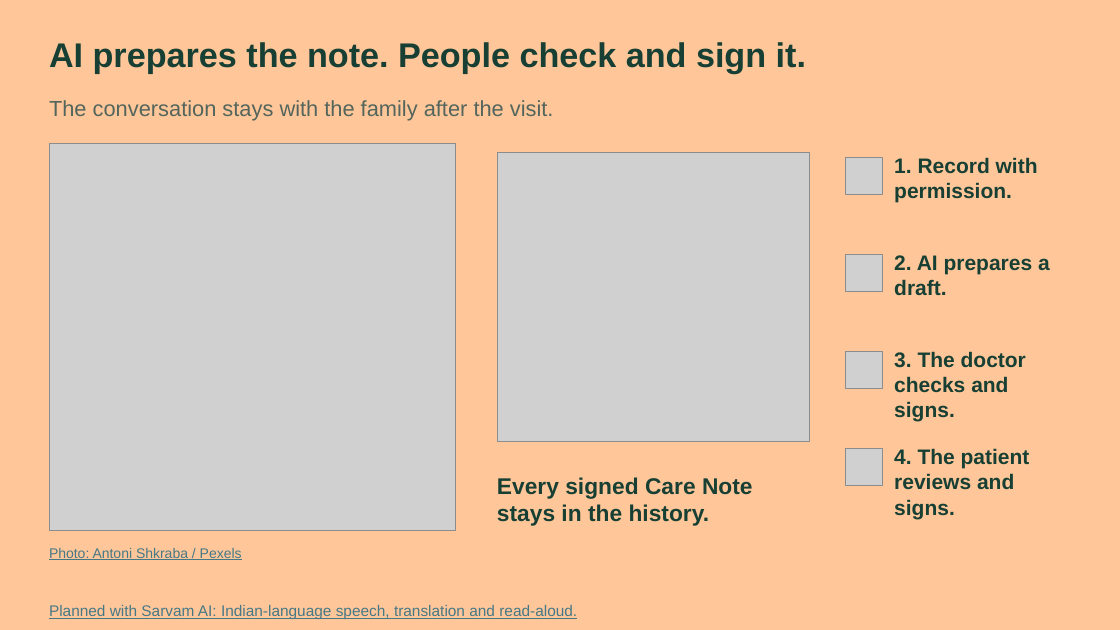
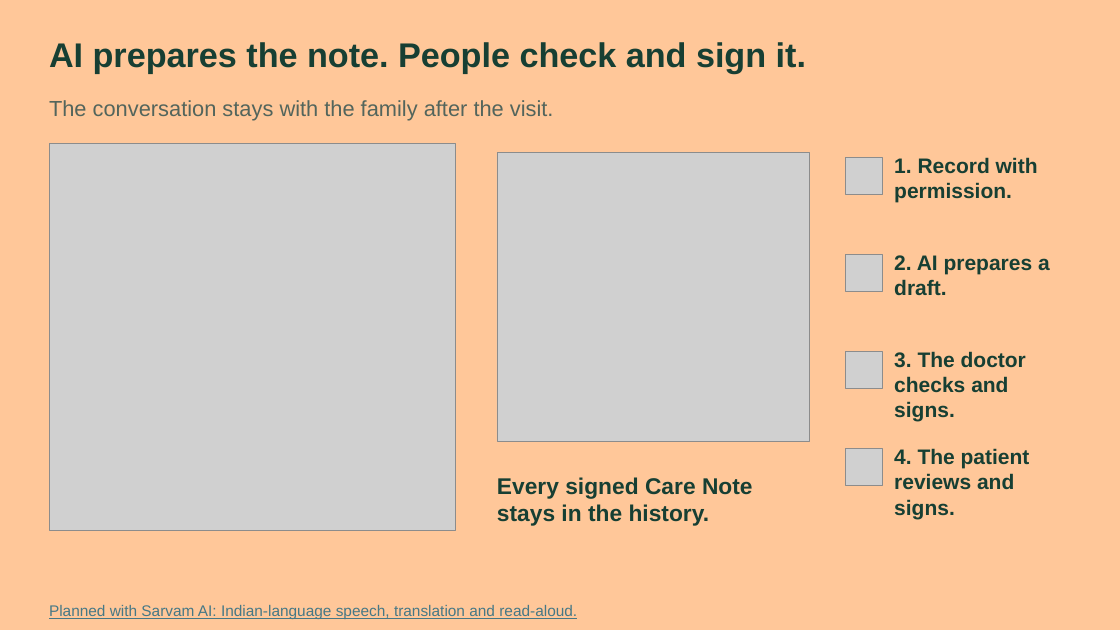
Before and after one commit to basithladdu/healthathon, a slide deck: slide 5 of submission/Saathi_Healthathon_Final.pptx. Drawn at 1120x630 pixels with LibreOffice and Linux fonts; fonts in the diff are those of the drawing; grey boxes stand for pictures. Boxes give left, top, right and bottom in pixels: in the first picture for what was removed or moved away, otherwise in the second. Text is boxed around its words. In the diff, an @@ line names an element or a change of style, - is before the commit and + after.

Commit message:
Add generated consultation and records visuals to pitch deck

```diff
--- a/submission/Saathi_Healthathon_Final.pptx
+++ b/submission/Saathi_Healthathon_Final.pptx
@@ text removed at (x1=49, y1=548, x2=242, y2=560) @@
-Photo: Antoni Shkraba / Pexels
```
Also in this commit, not shown: 9 other files.
